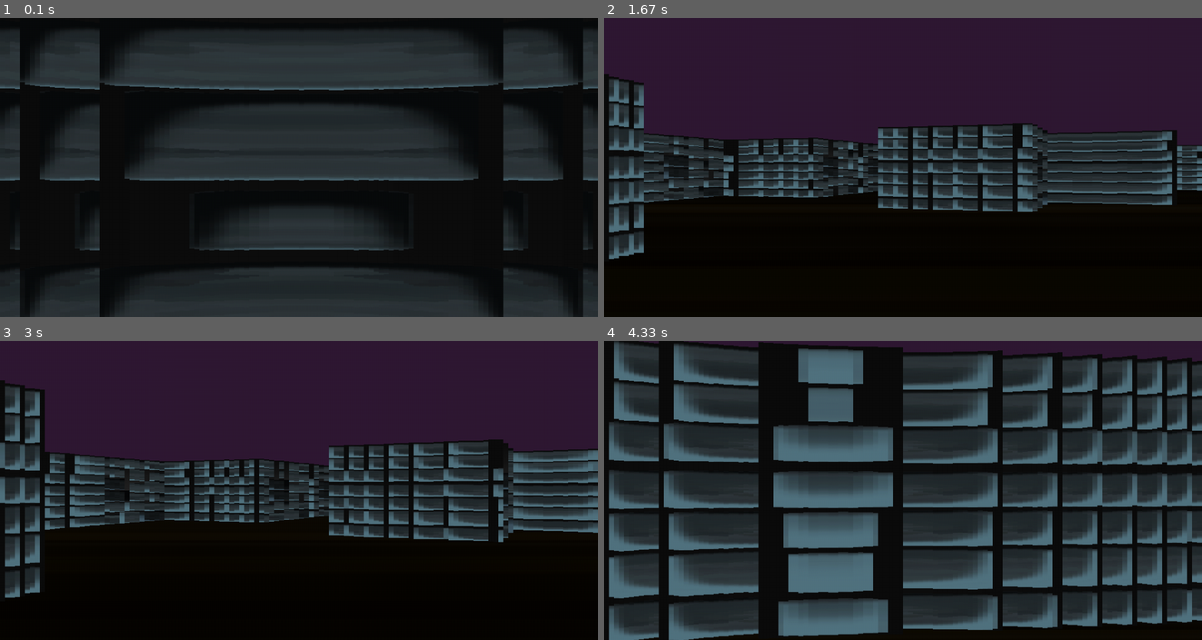
Above: before the commit, frames 1-4 (two rows, left to right).
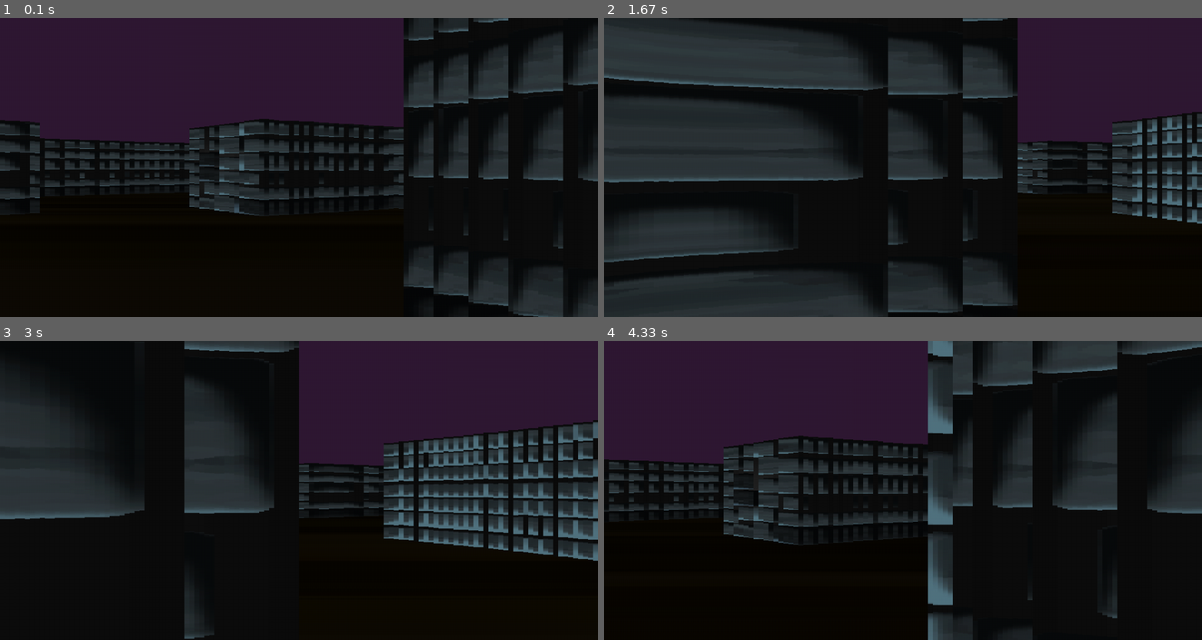
Above: after the commit, the same moments.

Repository: ChristosGiann/Pygame-3D
Game: pygame game, started from main.py
Same seed, same stepped clock (60 frames per second), same inputs: the game is played once before the commit and once after it.
Inputs (mouse positions are in pixels of both pictures, inside the frame that each line leads up to):
- Up to frame 1 (0.1 s): no input
- Up to frame 2 (1.67 s): hold Esc 0.33-0.8 s; hold D 0.33-0.8 s; move the mouse to (879, 179) at 0.37 s; tap Enter at 0.83 s; hold D 1.17-1.63 s; move the mouse to (903, 185) at 1.2 s
- Up to frame 3 (3 s): hold W 1.67-1.97 s; move the mouse to (358, 556) at 1.7 s; hold D 2-2.47 s; move the mouse to (113, 559) at 2.03 s; hold A from 2.5 s (still down); move the mouse to (520, 595) at 2.53 s
- Up to frame 4 (4.33 s): release A at 3.03 s; hold S 3.07-3.37 s; move the mouse to (747, 379) at 3.1 s; hold A 3.4-3.8 s; move the mouse to (914, 388) at 3.43 s; hold W 3.83-4.2 s; move the mouse to (759, 430) at 3.87 s; hold D from 4.23 s (still down); move the mouse to (873, 568) at 4.27 s

The runs differ from the first frame. In frame 1, 50% of the frame differs, in the area x 0-100%, y 0-100%; in frame 2, 49%; in frame 3, 36%; in frame 4, 69%.

Commit message:
Fourth Commit : camera movement

Diff:
--- a/main.py
+++ b/main.py
@@ -22,6 +22,7 @@
 
         keys = pygame.key.get_pressed()
         player.move(keys)
+        player.handle_mouse_movement()  # Προσθήκη ελέγχου ποντικιού
 
         win.fill((0, 0, 0))
 
--- a/player.py
+++ b/player.py
@@ -10,17 +10,22 @@
         self.angle = 180 * math.pi / 180
         self.speed = SPEED
 
+        # Κλείδωμα ποντικιού στην οθόνη
+        self.mouse_locked = True
+        pygame.mouse.set_visible(False)
+        pygame.event.set_grab(True)
+
     def move(self, keys):
         new_x = self.x
         new_y = self.y
 
-        # Έλεγχος για κίνηση αριστερά/δεξιά (γωνία)
+        # Περιστροφή με A/D ή με το ποντίκι
         if keys[pygame.K_a]:  # A -> αριστερά
-            self.angle -= 0.1
+            self.angle -= 0.05
         if keys[pygame.K_d]:  # D -> δεξιά
-            self.angle += 0.1
+            self.angle += 0.05
 
-        # Έλεγχος για κίνηση μπροστά/πίσω
+        # Κίνηση μπροστά/πίσω
         if keys[pygame.K_w]:  # W -> μπροστά
             new_x = self.x + -math.sin(self.angle) * self.speed
             new_y = self.y + +math.cos(self.angle) * self.speed
@@ -28,7 +33,7 @@
             new_x = self.x + +math.sin(self.angle) * self.speed
             new_y = self.y + -math.cos(self.angle) * self.speed
 
-        # Έλεγχος αν η νέα θέση είναι σε τοίχο
+        # Έλεγχος αν η νέα θέση είναι τοίχος
         if self.is_valid_position(new_x, new_y):
             self.x = new_x
             self.y = new_y
@@ -38,6 +43,36 @@
         row = int(y / TILE_SIZE)
         column = int(x / TILE_SIZE)
 
-        if MAP[row * MAP_SIZE + column] == '#':
-            return False
-        return True
+        return MAP[row * MAP_SIZE + column] != '#'
+
+    def handle_mouse_movement(self):
+        """Χειρίζεται την κίνηση του ποντικιού για περιστροφή της κάμερας"""
+        keys = pygame.key.get_pressed()
+
+        # Αν πατηθεί ESC, ξεκλειδώνει το ποντίκι και το εμφανίζει
+        if keys[pygame.K_ESCAPE]:
+            self.mouse_locked = False
+            pygame.mouse.set_visible(True)
+            pygame.event.set_grab(False)
+            return  # Σταματάει την εκτέλεση της συνάρτησης
+
+        # Αν πατηθεί ENTER, ξανακλειδώνει το ποντίκι
+        if keys[pygame.K_RETURN]:
+            self.mouse_locked = True
+            pygame.mouse.set_visible(False)
+            pygame.event.set_grab(True)
+
+        # Μην κινείς το ποντίκι αν είναι ξεκλείδωτο
+        if not self.mouse_locked:
+            return
+
+        # Αν είναι κλειδωμένο, συνεχίζει να ενημερώνει τη γωνία
+        mouse_x, _ = pygame.mouse.get_pos()
+        center_x = SCREEN_WIDTH // 2
+
+        # Υπολογισμός διαφοράς θέσης ποντικιού
+        delta_x = mouse_x - center_x
+        self.angle += delta_x * 0.002  # Ευαισθησία ποντικιού
+
+        # Επαναφορά του ποντικιού στο κέντρο της οθόνης
+        pygame.mouse.set_pos([center_x, SCREEN_HEIGHT // 2])
